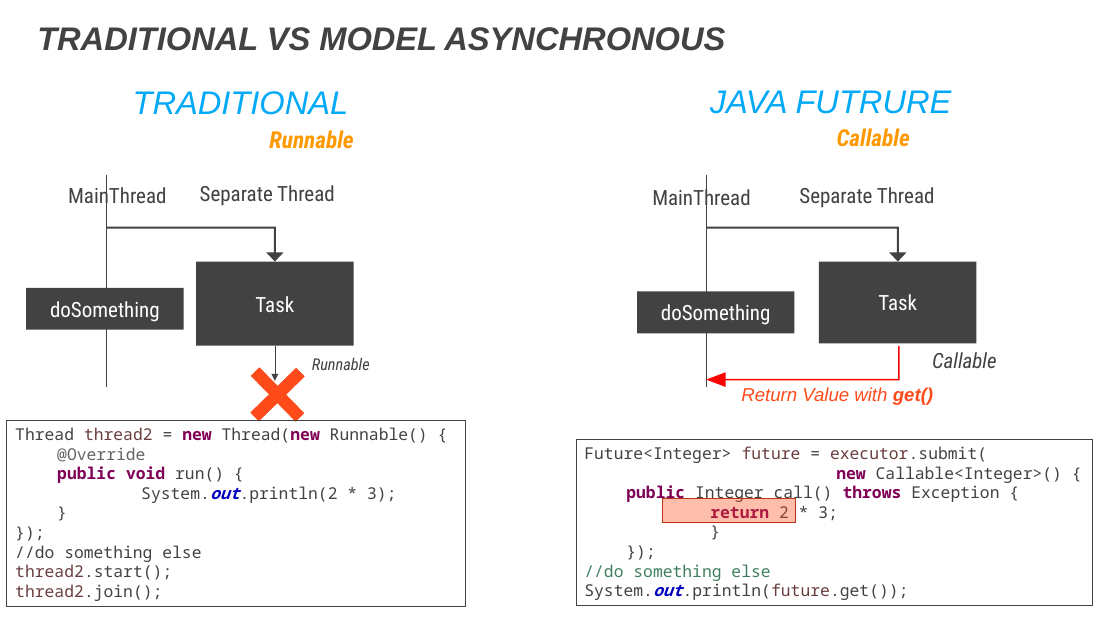
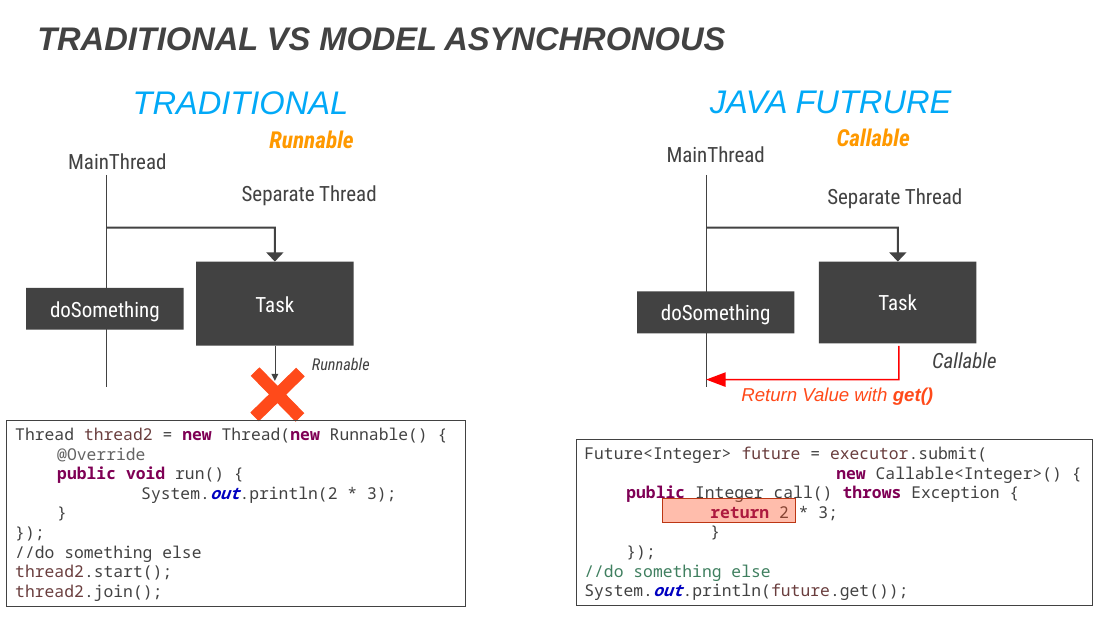
Before and after one commit to DevDay2019-AxonActive/DevDay2019---Advanced-Java, a slide deck: slide 3 of presentations/java_future.pptx. Drawn at 1120x630 pixels with LibreOffice and Linux fonts; fonts in the diff are those of the drawing; background and template pictures are left out. Boxes give left, top, right and bottom in pixels: in the first picture for what was removed or moved away, otherwise in the second. Text is boxed around its words. In the diff, an @@ line names an element or a change of style, - is before the commit and + after.

```diff
--- a/presentations/java_future.pptx
+++ b/presentations/java_future.pptx
@@ text "MainThread" rewrapped from box(68, 183, 166, 209) to box(68, 153, 166, 169) @@
@@ text "MainThread" rewrapped from box(652, 186, 750, 212) to box(667, 146, 765, 162) @@
@@ text "Separate Thread": place and size @@
-text "Separate Thread" at box(200, 185, 335, 206)
+text "Separate Thread" at box(242, 185, 377, 206)
@@ text "Separate Thread": place and size @@
-text "Separate Thread" at box(799, 187, 935, 208)
+text "Separate Thread" at box(827, 188, 963, 209)
@@ text "Separate Thread" at box(827, 188, 963, 209): alignment centre to left @@
```
Also in this commit, not shown: 14 other slides changed.
